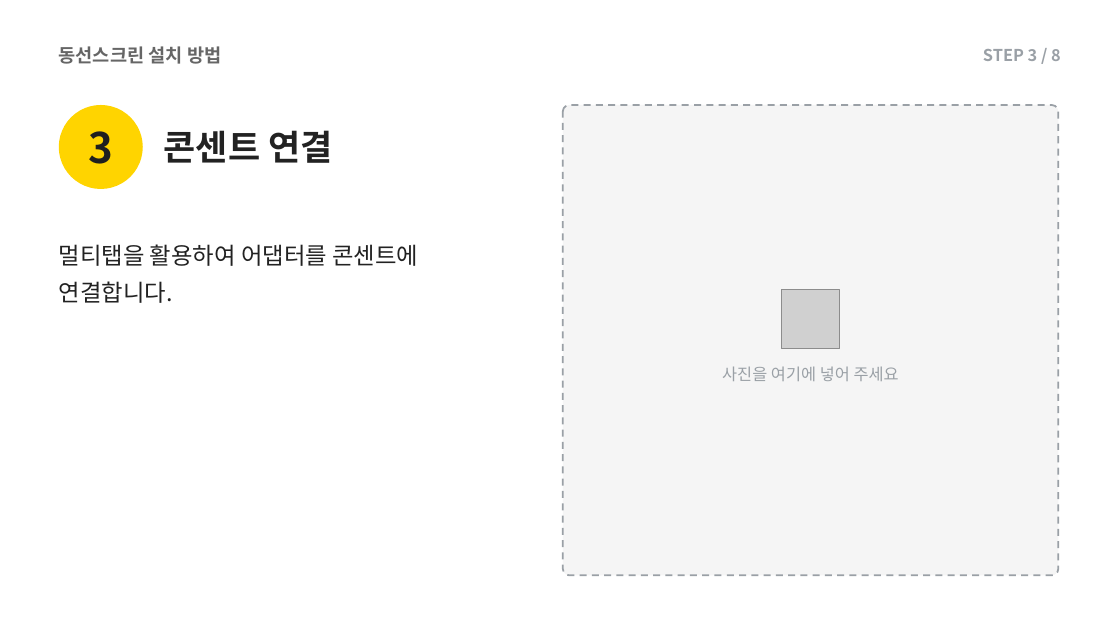
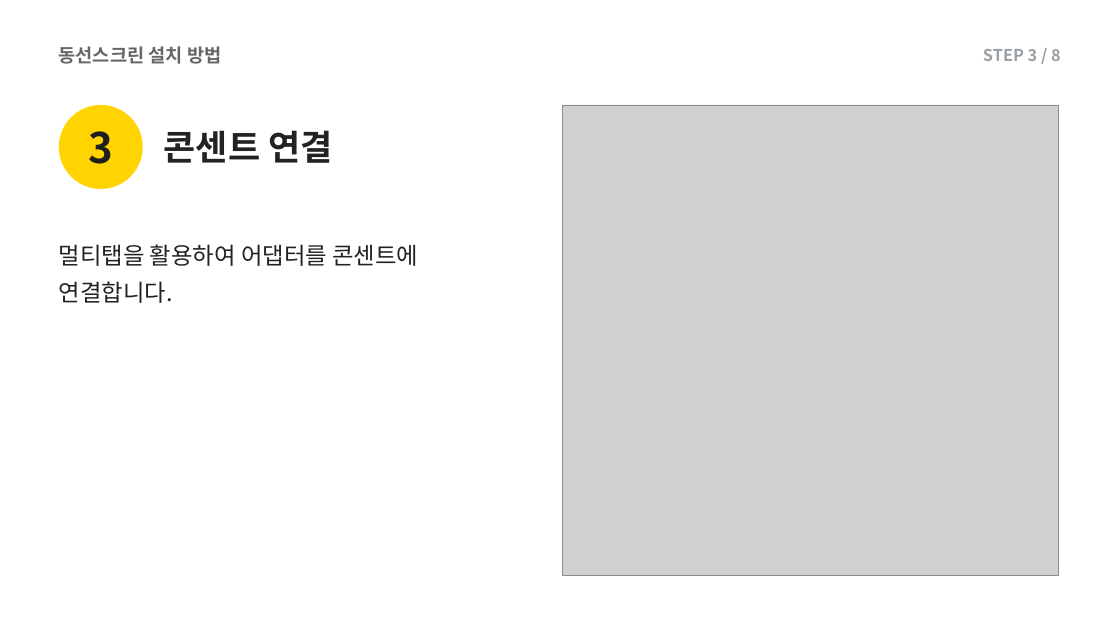
Before and after one commit to alsdn2947/ars, a slide deck: slide 6 of 이마트_AI카메라_설치매뉴얼.pptx. Drawn at 1120x630 pixels with LibreOffice and Linux fonts; fonts in the diff are those of the drawing; grey boxes stand for pictures. Boxes give left, top, right and bottom in pixels: in the first picture for what was removed or moved away, otherwise in the second. Text is boxed around its words. In the diff, an @@ line names an element or a change of style, - is before the commit and + after.

```diff
--- a/이마트_AI카메라_설치매뉴얼.pptx
+++ b/이마트_AI카메라_설치매뉴얼.pptx
@@ rounded rectangle removed at [563, 105, 1059, 576] @@
@@ picture added at [563, 105, 1059, 576] @@
@@ picture removed at [781, 290, 840, 349] @@
@@ text removed at [722, 366, 899, 381] @@
-사진을 여기에 넣어 주세요
```
Also in this commit, not shown: 6 other slides changed.
